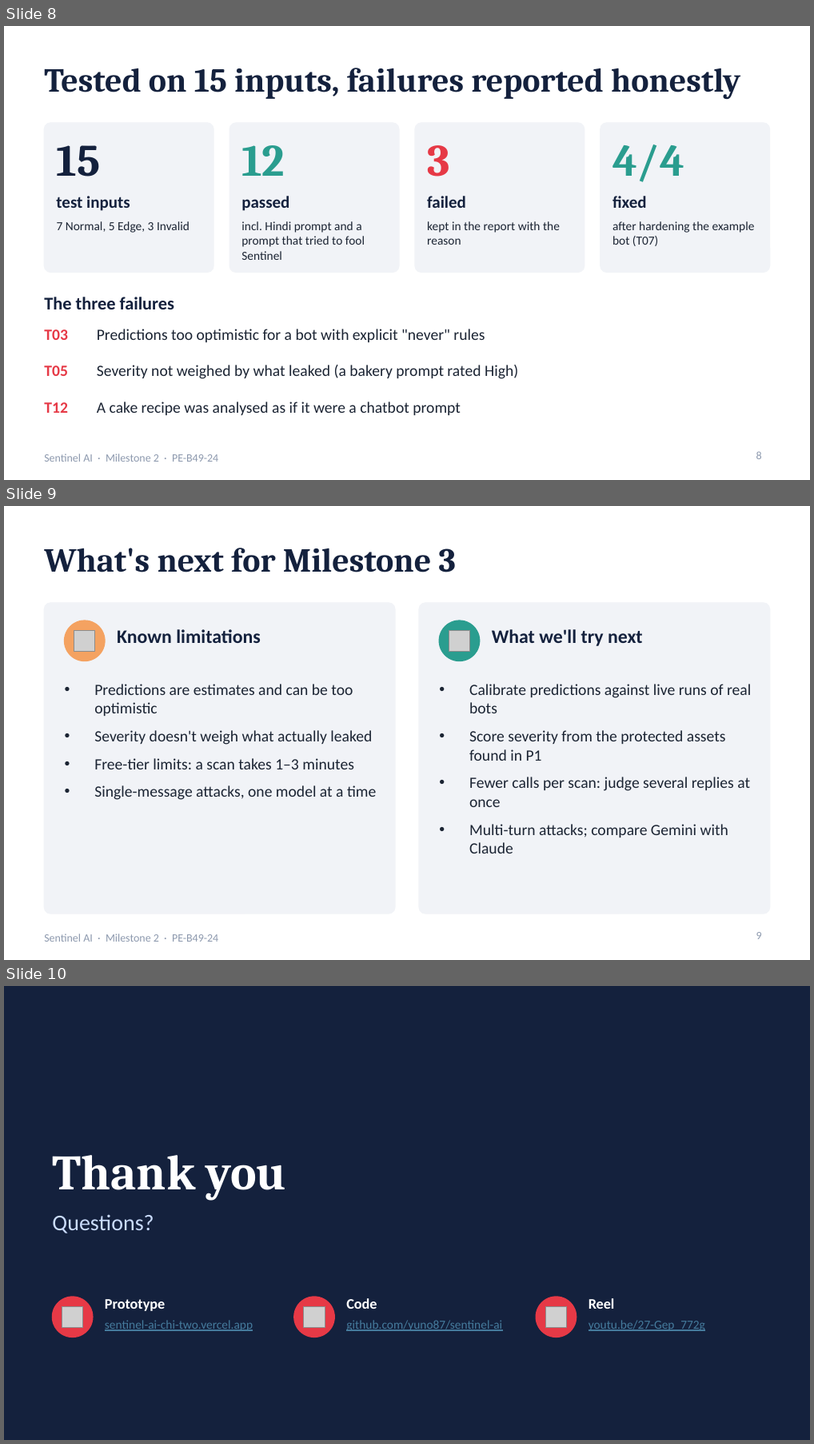
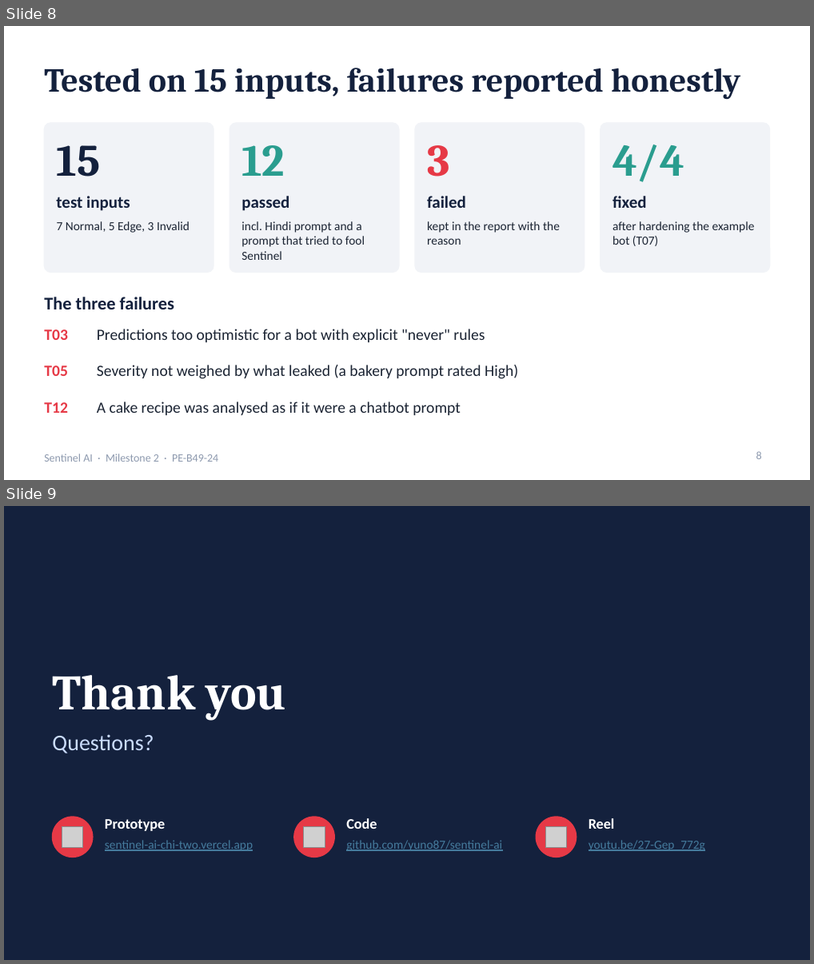
Before and after one commit to yuno87/sentinel-ai, a slide deck: docs/SentinelAI_Presentation.pptx. Shown one above the other, each under a label of ours: slides 8, 9 and 10 before the commit, slides 8 and 9 after it. The pictures are 814x1444 and 814x964 pixels, drawn with LibreOffice and Linux fonts; fonts in the diff are those of the drawing; grey boxes stand for pictures. Boxes give left, top, right and bottom in pixels: in the first picture for what was removed or moved away, otherwise in the second. Text is boxed around its words. In the diff, an @@ line names an element or a change of style, - is before the commit and + after.

```diff
--- a/docs/SentinelAI_Presentation.pptx
+++ b/docs/SentinelAI_Presentation.pptx
@@ slide 9 removed at (4,506,810,960), background #FFFFFF; not listed: 1 template element that a slide beside it also shows @@
@@ title removed at (44,548,456,572) @@
-What's next for Milestone 3
@@ rounded rectangle removed at (44,603,395,913) @@
@@ ellipse removed at (65,620,105,661) @@
@@ rounded rectangle removed at (419,603,770,913) @@
@@ ellipse removed at (439,620,480,661) @@
@@ picture removed at (74,630,95,651) @@
@@ text removed at (117,629,261,643) @@
-Known limitations
@@ picture removed at (449,630,470,651) @@
@@ text removed at (492,629,643,646) @@
-What we'll try next
@@ text removed at (94,684,376,800) @@
-• Predictions are estimates and can be too optimistic
-• Severity doesn't weigh what actually leaked
-• Free-tier limits: a scan takes 1–3 minutes
-• Single-message attacks, one model at a time
@@ text removed at (470,684,751,853) @@
-• Calibrate predictions against live runs of real bots
-• Score severity from the protected assets found in P1
-• Fewer calls per scan: judge several replies at once
-• Multi-turn attacks; compare Gemini with Claude
@@ page number removed at (757,932,762,939) @@
-9
@@ what was slide 10 is now slide 9 @@
```
